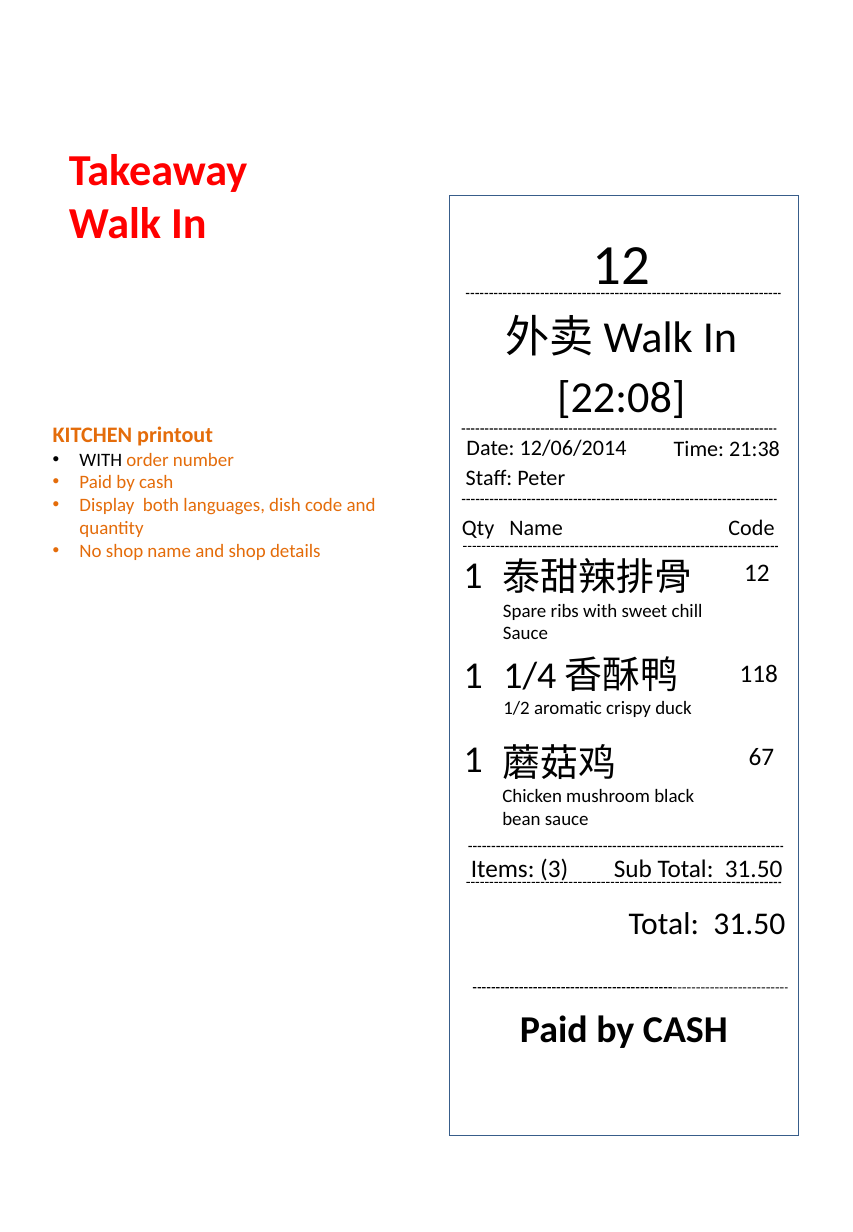
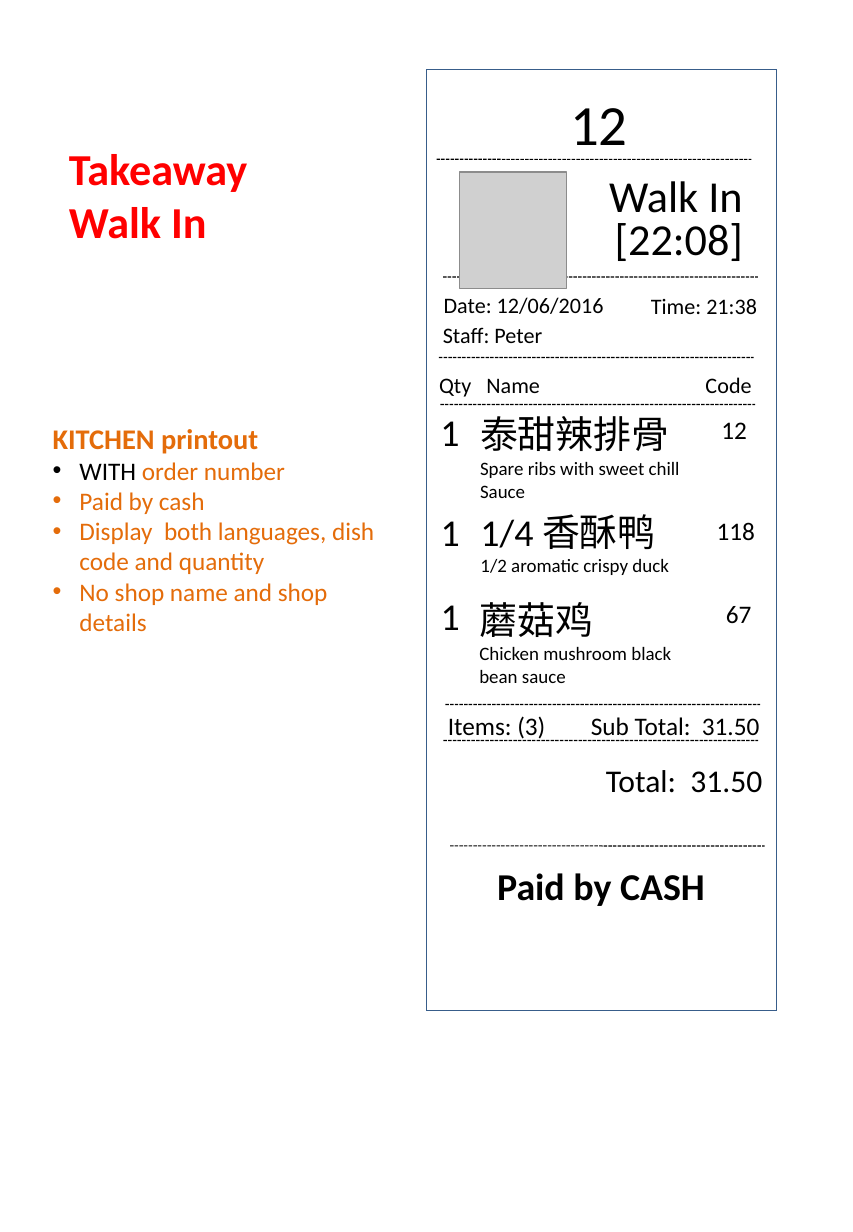
Before and after one commit to lokerchen/superpos-1.0, a slide deck: slide 4 of Doc/Order Bills Format - Counter & Kitchen/SuperPOS order bill layout - KITCHEN Printout 2015 July.ppt. Drawn at 853x1232 pixels with LibreOffice and Linux fonts; fonts in the diff are those of the drawing; grey boxes stand for pictures. Boxes give left, top, right and bottom in pixels: in the first picture for what was removed or moved away, otherwise in the second. Text is boxed around its words. In the diff, an @@ line names an element or a change of style, - is before the commit and + after.

```diff
--- a/Doc/Order Bills Format - Counter & Kitchen/SuperPOS order bill layout - KITCHEN Printout 2015 July.ppt
+++ b/Doc/Order Bills Format - Counter & Kitchen/SuperPOS order bill layout - KITCHEN Printout 2015 July.ppt
@@ rectangle moved from (x1=449, y1=196, x2=798, y2=1136) to (x1=426, y1=69, x2=776, y2=1010) @@
@@ line moved from (473, 988) - (788, 988) to (437, 159) - (752, 159) @@
@@ picture added at (x1=459, y1=172, x2=566, y2=289) @@
@@ text "[22:08]" moved from (x1=557, y1=380, x2=685, y2=418) to (x1=615, y1=223, x2=743, y2=261) @@
@@ text at (x1=609, y1=181, x2=742, y2=224): text changed @@
-外卖 Walk In
+Walk In
@@ line moved from (466, 293) - (780, 293) to (444, 278) - (757, 278) @@
@@ text at (x1=444, y1=297, x2=604, y2=314): text changed @@
-Date: 12/06/2014
+Date: 12/06/2016
@@ 6 texts, 1 line moved together from (x1=462, y1=247, x2=785, y2=935) to (x1=439, y1=108, x2=762, y2=793) @@
@@ text "KITCHEN printout" at (x1=53, y1=429, x2=374, y2=605): size 14 to 18 pt in "KITCHEN printout"; size 12 to 16 pt in "WITH order number", "Paid by cash", "Display both languages, dish code and quantity", "No shop name and shop details" @@
@@ text "1" moved from (x1=464, y1=747, x2=483, y2=772) to (x1=440, y1=421, x2=459, y2=446) @@
@@ line moved from (462, 429) - (777, 429) to (440, 405) - (755, 405) @@
@@ 7 texts moved together from (x1=462, y1=519, x2=782, y2=1048) to (x1=439, y1=377, x2=759, y2=906) @@
@@ text "1" moved from (x1=463, y1=563, x2=482, y2=588) to (x1=441, y1=521, x2=460, y2=546) @@
@@ text "1" moved from (x1=464, y1=663, x2=483, y2=688) to (x1=441, y1=605, x2=460, y2=630) @@
@@ line moved from (463, 547) - (778, 547) to (446, 705) - (760, 705) @@
@@ line moved from (466, 883) - (781, 883) to (444, 740) - (759, 740) @@
@@ line moved from (469, 846) - (784, 846) to (450, 846) - (764, 846) @@
```
Also in this commit, not shown: 7 other slides changed, 1 other file.
